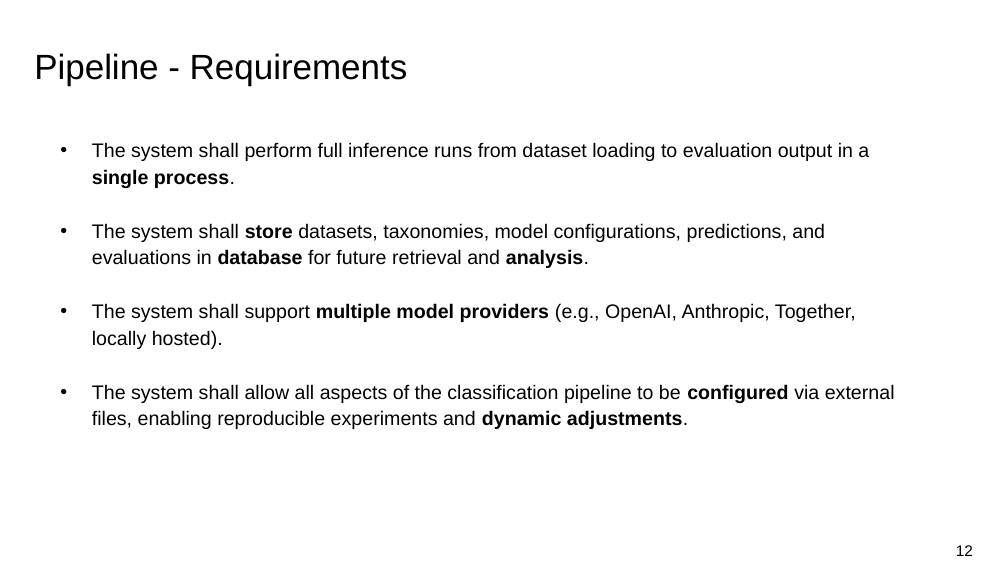
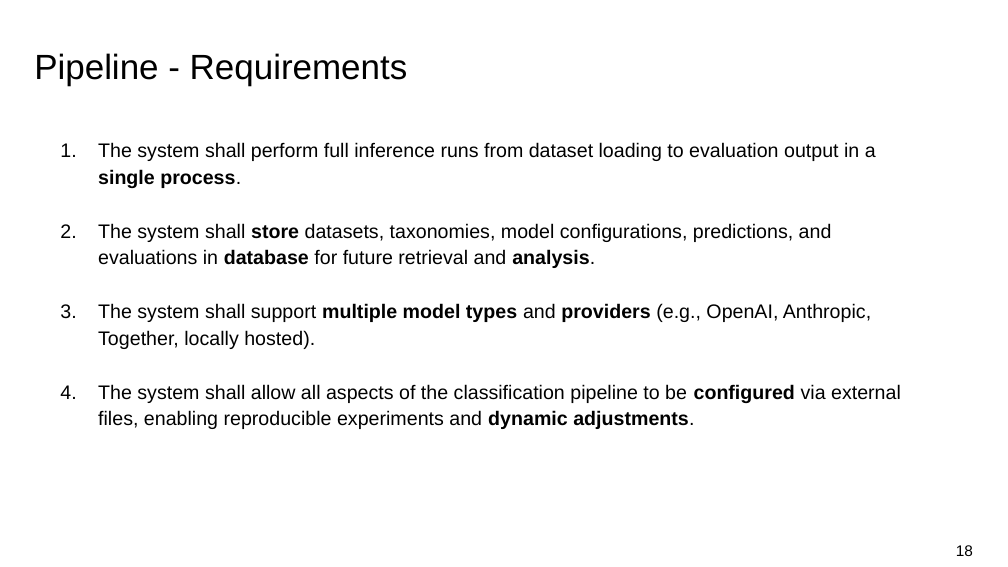
Before and after one commit to omarelbeltagy/clarity, a slide deck: slide 18 of assets/presentation/03 - Pipeline and Initial Experiments.pptx (slide 12 before the commit). Drawn at 1008x567 pixels with LibreOffice and Linux fonts; fonts in the diff are those of the drawing; background and template pictures are left out. Boxes give left, top, right and bottom in pixels: in the first picture for what was removed or moved away, otherwise in the second. Text is boxed around its words. In the diff, an @@ line names an element or a change of style, - is before the commit and + after.

Commit message:
Update Slides

```diff
--- a/assets/presentation/03 - Pipeline and Initial Experiments.pptx
+++ b/assets/presentation/03 - Pipeline and Initial Experiments.pptx
@@ text at (98, 142, 901, 429): bullet • to 1. @@
@@ text at (98, 303, 871, 349): text changed @@
-• The system shall support multiple model providers (e.g., OpenAI, Anthropic, Together, locally hosted).
+3. The system shall support multiple model types and providers (e.g., OpenAI, Anthropic, Together, locally hosted).
@@ page number at (956, 545, 973, 556): text changed @@
-12
+18
```
Also in this commit, not shown: 3 other slides changed, 8 slides added, 6 slides removed.
